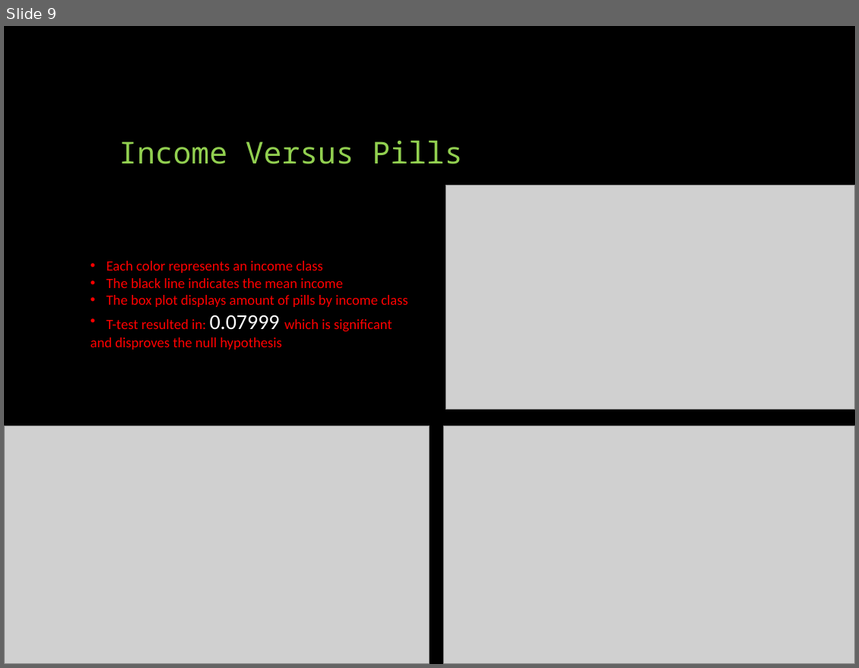
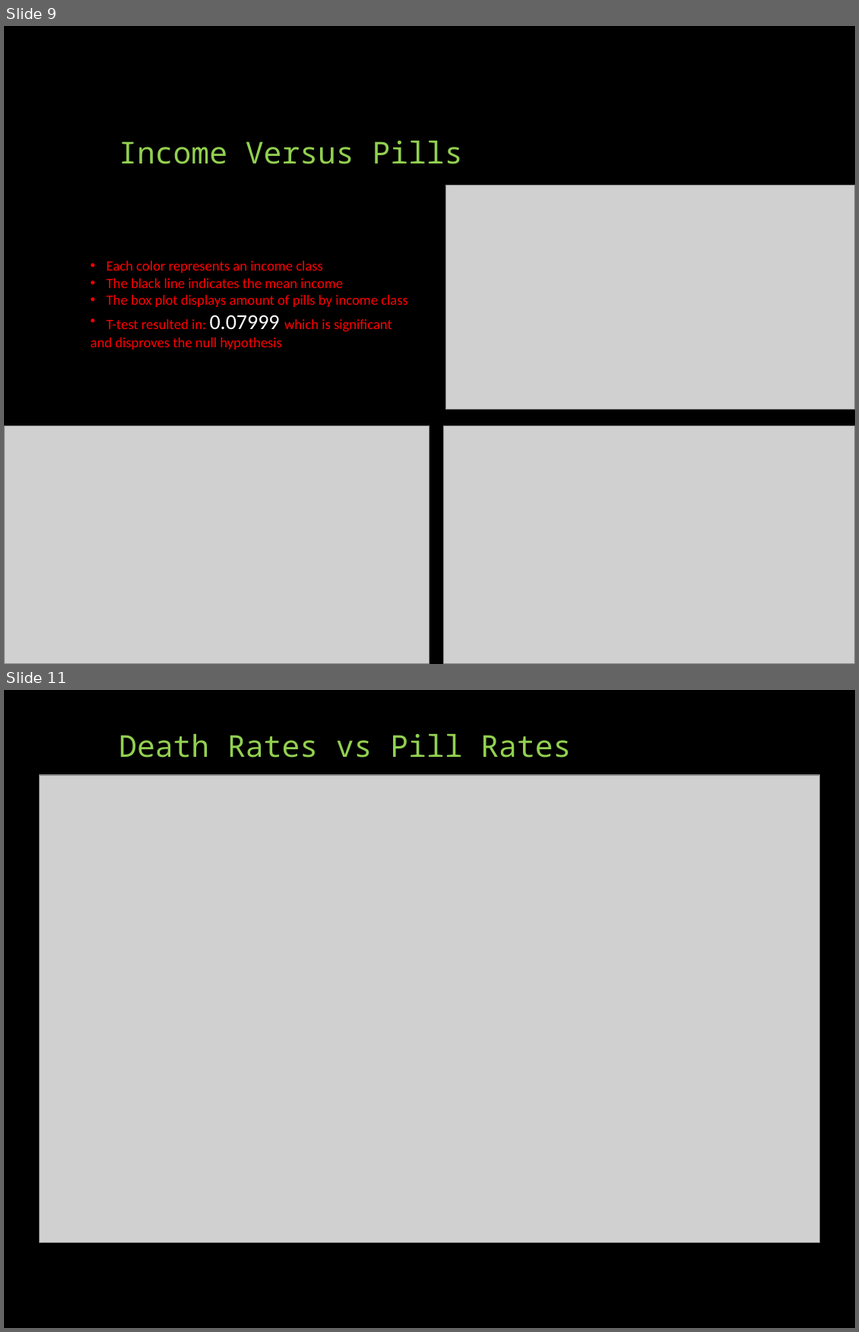
Before and after one commit to davidjaimes/pain-pills-in-the-usa, a slide deck: Prescription Pain Pills.pptx. Shown one above the other, each under a label of ours: slide 9 before the commit, slides 9 and 11 after it; the slides between them are not shown. The pictures are 859x668 and 859x1332 pixels, drawn with LibreOffice and Linux fonts; fonts in the diff are those of the drawing; grey boxes stand for pictures. Boxes give left, top, right and bottom in pixels: in the first picture for what was removed or moved away, otherwise in the second. Text is boxed around its words. In the diff, an @@ line names an element or a change of style, - is before the commit and + after.

```diff
--- a/Prescription Pain Pills.pptx
+++ b/Prescription Pain Pills.pptx
@@ slide 11 added at (x1=4, y1=690, x2=855, y2=1328), background #000000 @@
@@ title added at (x1=119, y1=734, x2=571, y2=758), 25.5 pt, text #92D050 @@
+Death Rates vs Pill Rates
@@ picture added at (x1=40, y1=775, x2=820, y2=1243) @@
```
Also in this commit, not shown: 3 slides changed, 2 other slides added, 2 slides removed, 9 other files.
